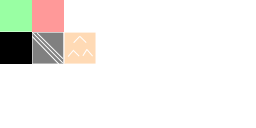
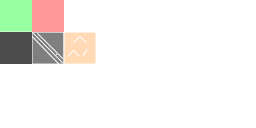
Two versions of the same layered image (256x128). Layer-by-layer changes:
removed layer "形状 21" over bbox(87, 49, 93, 57)
painted on "形状 12" over bbox(0, 32, 93, 64)
removed layer "图层 1" over bbox(0, 32, 93, 64)
